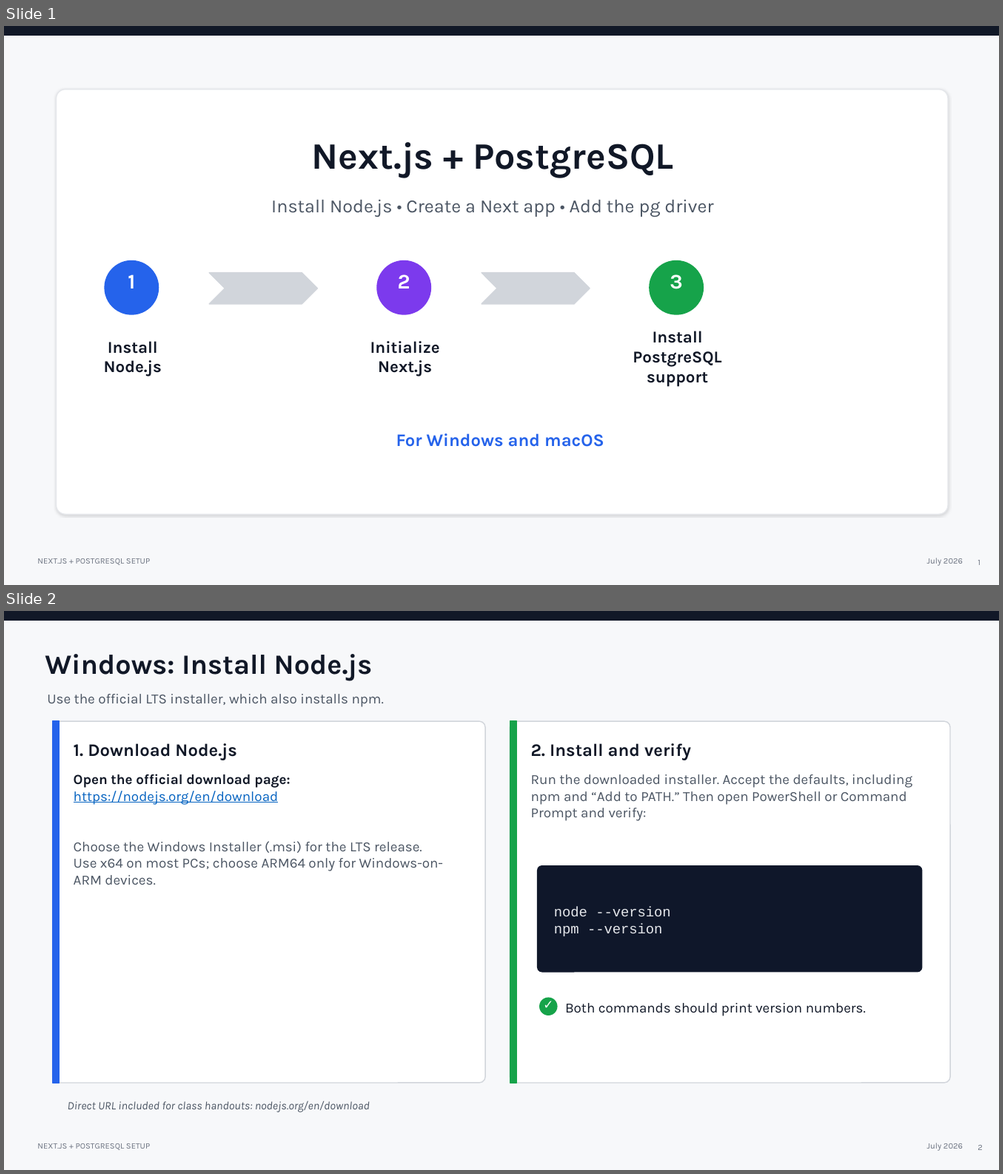
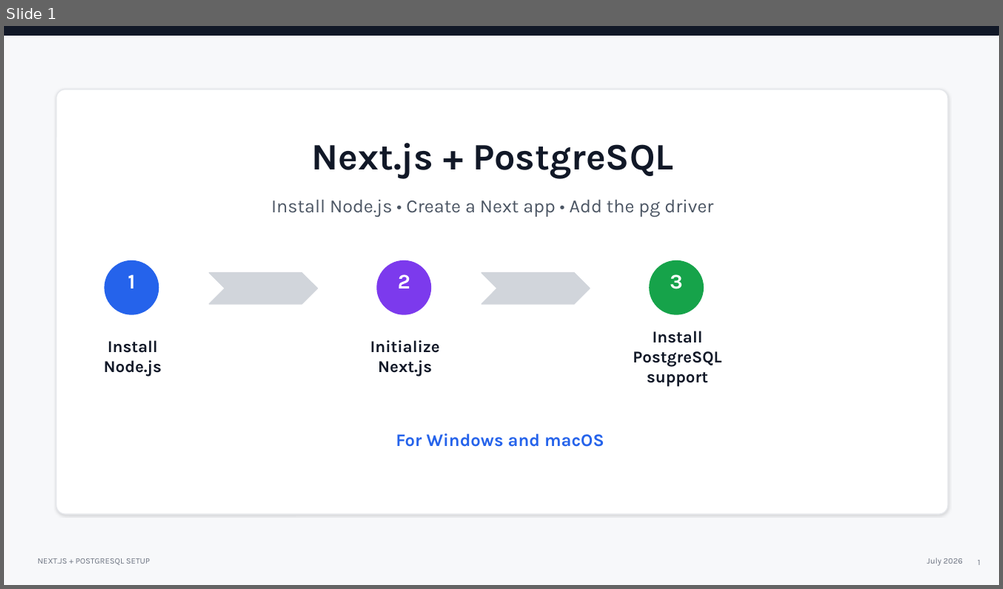
Before and after one commit to watswat5/DBToolTalk, a slide deck: nextjs_postgresql_setup_updated.pptx. Shown one above the other, each under a label of ours: slides 1 and 2 before the commit, slide 1 after it. The pictures are 1003x1174 and 1003x589 pixels, drawn with LibreOffice and Linux fonts; fonts in the diff are those of the drawing. Boxes give left, top, right and bottom in pixels: in the first picture for what was removed or moved away, otherwise in the second. Text is boxed around its words. In the diff, an @@ line names an element or a change of style, - is before the commit and + after.

```diff
--- a/nextjs_postgresql_setup_updated.pptx
+++ b/nextjs_postgresql_setup_updated.pptx
@@ slide 2 removed at (x1=4, y1=611, x2=999, y2=1170), background #F7F8FA; not listed: 3 template elements that a slide beside it also shows @@
@@ text removed at (x1=45, y1=654, x2=372, y2=681) @@
-Windows: Install Node.js
@@ text removed at (x1=47, y1=694, x2=384, y2=707) @@
-Use the official LTS installer, which also installs npm.
@@ rounded rectangle removed at (x1=53, y1=721, x2=485, y2=1083) @@
@@ rectangle removed at (x1=53, y1=721, x2=60, y2=1083) @@
@@ rounded rectangle removed at (x1=510, y1=721, x2=950, y2=1083) @@
@@ rectangle removed at (x1=510, y1=721, x2=517, y2=1083) @@
@@ text removed at (x1=74, y1=743, x2=237, y2=760) @@
-1. Download Node.js
@@ text removed at (x1=531, y1=743, x2=691, y2=760) @@
-2. Install and verify
@@ text removed at (x1=74, y1=774, x2=443, y2=885) @@
-Open the official download page:
-https://nodejs.org/en/download
-Choose the Windows Installer (.msi) for the LTS release.
-Use x64 on most PCs; choose ARM64 only for Windows-on-ARM devices.
@@ text removed at (x1=531, y1=775, x2=912, y2=821) @@
-Run the downloaded installer. Accept the defaults, including npm and “Add to PATH.” Then open PowerShell or Command Prompt and verify:
@@ rounded rectangle removed at (x1=538, y1=866, x2=922, y2=972) @@
@@ text removed at (x1=554, y1=907, x2=671, y2=937) @@
-node --version
-npm --version
@@ ellipse removed at (x1=540, y1=998, x2=557, y2=1015) @@
@@ text removed at (x1=540, y1=996, x2=555, y2=1012) @@
-✓
@@ text removed at (x1=565, y1=1003, x2=865, y2=1017) @@
-Both commands should print version numbers.
@@ text removed at (x1=68, y1=1101, x2=370, y2=1113) @@
-Direct URL included for class handouts: nodejs.org/en/download
@@ page number removed at (x1=977, y1=1145, x2=982, y2=1150) @@
-2
```
Also in this commit, not shown: 3 slides changed.
